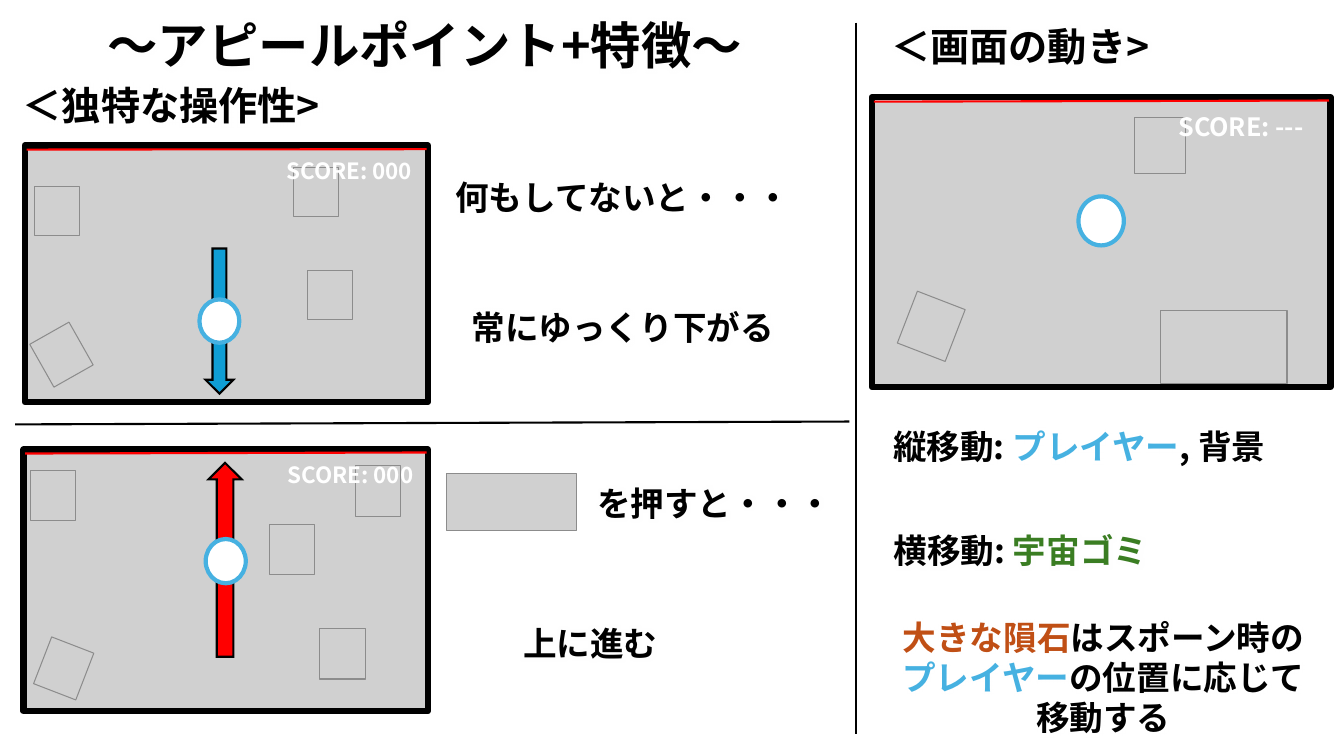
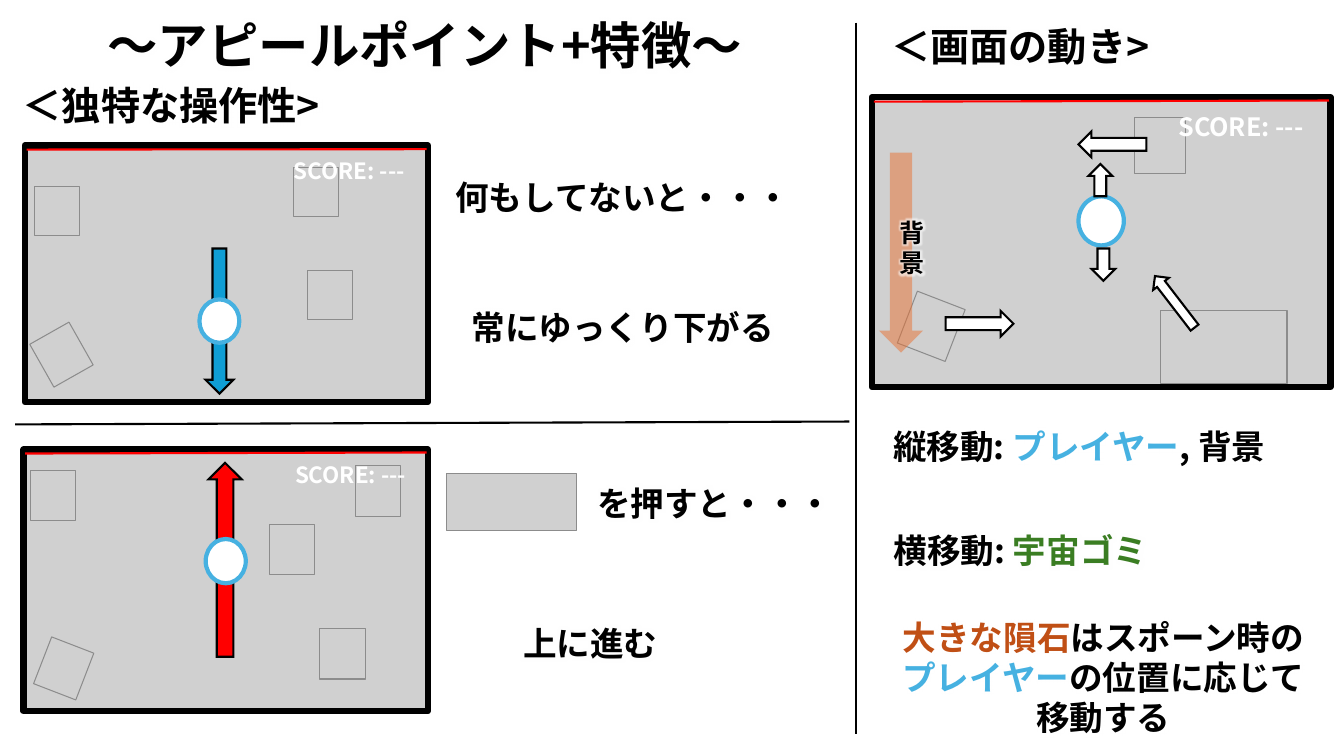
Before and after one commit to IrisawaKazan/model, a slide deck: slide 5 of PowerPoint/SPACE By SPACE_企画書.pptx. Drawn at 1344x756 pixels with LibreOffice and Linux fonts; fonts in the diff are those of the drawing; grey boxes stand for pictures; background and template pictures are left out. Boxes give left, top, right and bottom in pixels: in the first picture for what was removed or moved away, otherwise in the second. Text is boxed around its words. In the diff, an @@ line names an element or a change of style, - is before the commit and + after.

Commit message:
pp

```diff
--- a/PowerPoint/SPACE By SPACE_企画書.pptx
+++ b/PowerPoint/SPACE By SPACE_企画書.pptx
@@ right arrow added at bbox=[1079, 131, 1146, 157], fill #FFFFFF, outline #000000 1.5 pt @@
@@ text at bbox=[294, 163, 375, 185]: text changed @@
-SCORE: 000
+SCORE: ---
@@ down arrow added at bbox=[879, 153, 924, 353], fill #E97132 at 50% opacity, 18 pt, text #000000, bold @@
+背景
@@ right arrow added at bbox=[1089, 164, 1113, 196], fill #FFFFFF, outline #000000 1.5 pt @@
@@ right arrow added at bbox=[1092, 249, 1116, 281], fill #FFFFFF, outline #000000 1.5 pt @@
@@ right arrow added at bbox=[1147, 271, 1202, 334], fill #FFFFFF, outline #000000 1.5 pt @@
@@ right arrow added at bbox=[946, 311, 1013, 337], fill #FFFFFF, outline #000000 1.5 pt @@
@@ text at bbox=[295, 465, 376, 488]: text changed @@
-SCORE: 000
+SCORE: ---
```
Also in this commit, not shown: 2 other slides changed.
